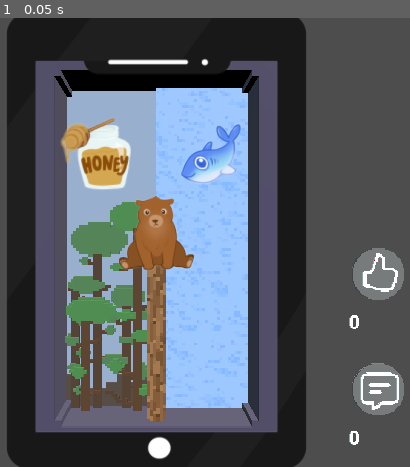
Above: before the commit, frame 1.
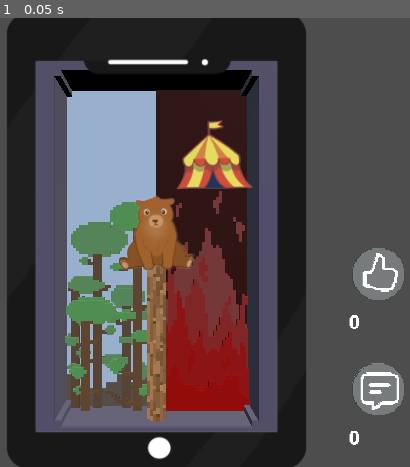
Above: after the commit, the same moment.

Repository: tudormacovei/totem_game_jam_2026
Game: Godot game, scene res://scenes/main_scene.tscn
Same seed, same stepped clock (60 frames per second), same inputs: the game is played once before the commit and once after it.
Inputs:
- Up to frame 1 (0.05 s): no input

The runs differ from the first frame. In frame 1, 16% of the frame differs, in the area x 14-62%, y 15-88%.

Commit message:
Infinite scroll first pass

Diff:
--- a/new-game-project/scenes/main_scene.tscn
+++ b/new-game-project/scenes/main_scene.tscn
@@ -24,7 +24,7 @@
 [ext_resource type="Texture2D" uid="uid://dc5pccaqxdor1" path="res://textures/phone.webp" id="22_adb74"]
 
 [sub_resource type="Curve" id="Curve_pw63i"]
-_data = [Vector2(0.012170382, 0), 0.0, 0.11891303, 0, 0, Vector2(0.51926976, 0.77171034), 1.3581973, 1.3581973, 0, 0, Vector2(1, 1), 0.025274547, 0.0, 0, 0]
+_data = [Vector2(0.012170382, 0), 0.0, 0.11891303, 0, 0, Vector2(0.55163723, 0.79076827), 1.3581973, 1.3581973, 0, 0, Vector2(1, 1), 0.025274547, 0.0, 0, 0]
 point_count = 3
 
 [node name="MainScene" type="Node3D" unique_id=2076316707]
@@ -35,7 +35,9 @@
 
 [node name="Autoscroller" type="Node" parent="." unique_id=766562260]
 script = ExtResource("2_pw63i")
-diorama_scenes = Array[PackedScene]([ExtResource("3_rt2n2"), ExtResource("3_rt2n2"), ExtResource("3_xdqt8"), ExtResource("4_adb74"), ExtResource("5_58gk3"), ExtResource("6_to7gp"), ExtResource("7_u0fll"), ExtResource("8_6p3nn"), ExtResource("9_k67gn"), ExtResource("10_k3g67"), ExtResource("11_4bgka"), ExtResource("12_02d50"), ExtResource("13_pgk25"), ExtResource("14_kkokr"), ExtResource("15_lhwp2"), ExtResource("16_l40q6")])
+diorama_scenes_indifferent = Array[PackedScene]([ExtResource("3_rt2n2"), ExtResource("5_58gk3"), ExtResource("8_6p3nn"), ExtResource("11_4bgka"), ExtResource("14_kkokr")])
+diorama_scenes_medium = Array[PackedScene]([ExtResource("3_xdqt8"), ExtResource("6_to7gp"), ExtResource("9_k67gn"), ExtResource("12_02d50"), ExtResource("15_lhwp2")])
+diorama_scenes_extreme = Array[PackedScene]([ExtResource("4_adb74"), ExtResource("7_u0fll"), ExtResource("10_k3g67"), ExtResource("13_pgk25"), ExtResource("16_l40q6")])
 animation_profile = SubResource("Curve_pw63i")
 
 [node name="3D_UI" type="Node3D" parent="." unique_id=291419389]
--- a/new-game-project/scripts/autoscroll_movement.gd
+++ b/new-game-project/scripts/autoscroll_movement.gd
@@ -1,9 +1,12 @@
 extends Node
 
-@export var diorama_scenes: Array[PackedScene]
+@export var diorama_scenes_indifferent: Array[PackedScene]
+@export var diorama_scenes_medium: Array[PackedScene]
+@export var diorama_scenes_extreme: Array[PackedScene]
+
 @export var animation_profile: Curve
 
-var SCROLL_TIME = 1.0
+var SCROLL_TIME = 0.8
 var PAUSE_TIME = 10.0
 
 enum ScrollState{
@@ -49,11 +52,29 @@
 ## Add a diorama to the stack, at the top.
 ## Does not modify the position of current objects in the stack
 func _add_diorama() -> void:
-	if next_diorama_index >= diorama_scenes.size():
-		return
+	# SPAWN DIORAMA
 
-	var diorama_node = diorama_scenes[next_diorama_index].instantiate()
+	var diorama_node: Node3D
+	var choice_float = randf() # the higher the value the greater the change of a high chaos choice
+	if GameManager.get_current_score() > 6:
+		choice_float += randf() * 2
+	if GameManager.get_current_score() > 12:
+		choice_float += randf() * 5
+	choice_float /= 2.0 # bring back to 0.0, 1.0 range
+	print("Choice float value: " + str(choice_float))
+	if choice_float < 0.33:
+		var choice_idx = randi() % 5
+		diorama_node = diorama_scenes_indifferent[choice_idx].instantiate() as Node3D
+	elif choice_float < 0.67:
+		var choice_idx = randi() % 5
+		diorama_node = diorama_scenes_medium[choice_idx].instantiate() as Node3D
+	else:
+		var choice_idx = randi() % 5
+		diorama_node = diorama_scenes_extreme[choice_idx].instantiate() as Node3D
+
 	add_child(diorama_node)
+
+	# PLACE DIORAMA
 	var bottom_position = Vector3(0, diorama_scene_height, 0)
 	if loaded_dioramas.size() > 0:
 		bottom_position = loaded_dioramas[loaded_dioramas.size() - 1].global_position
--- a/new-game-project/scripts/game_manager.gd
+++ b/new-game-project/scripts/game_manager.gd
@@ -29,6 +29,7 @@
 func get_current_comment_amount() -> int:
 	return int(max(score_total, 0))
 
+# 0 -> 6: indifferent, 6->12 medium, 13+ extreme
 func get_current_score() -> int:
 	return score_total
 
